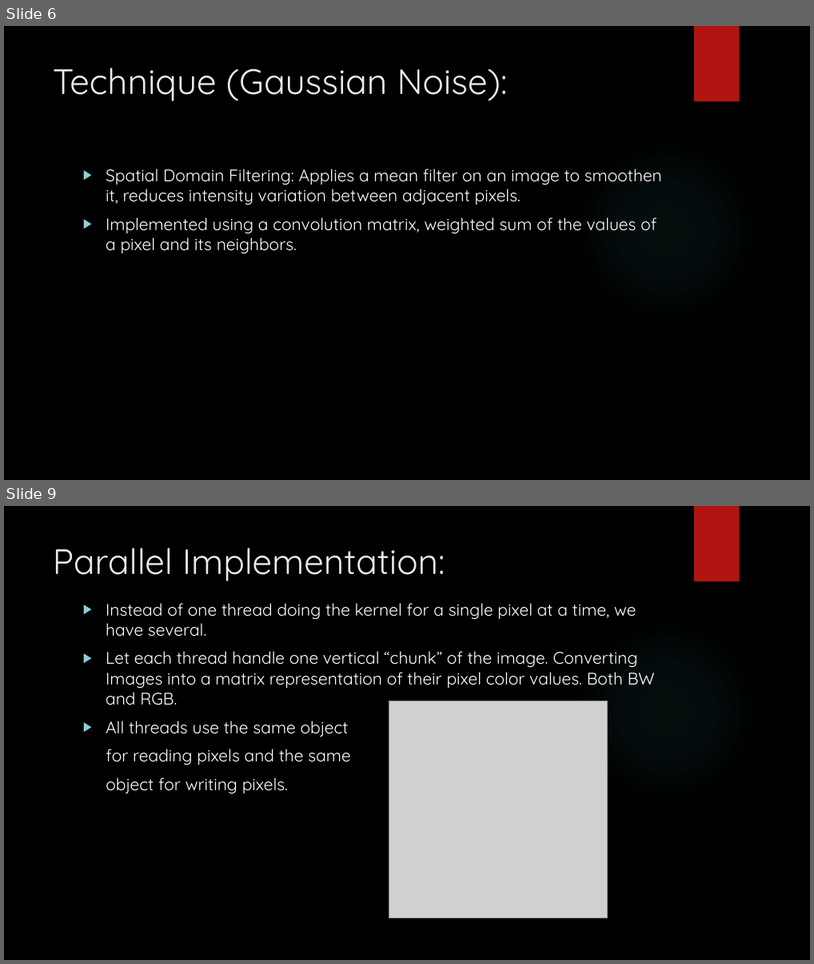
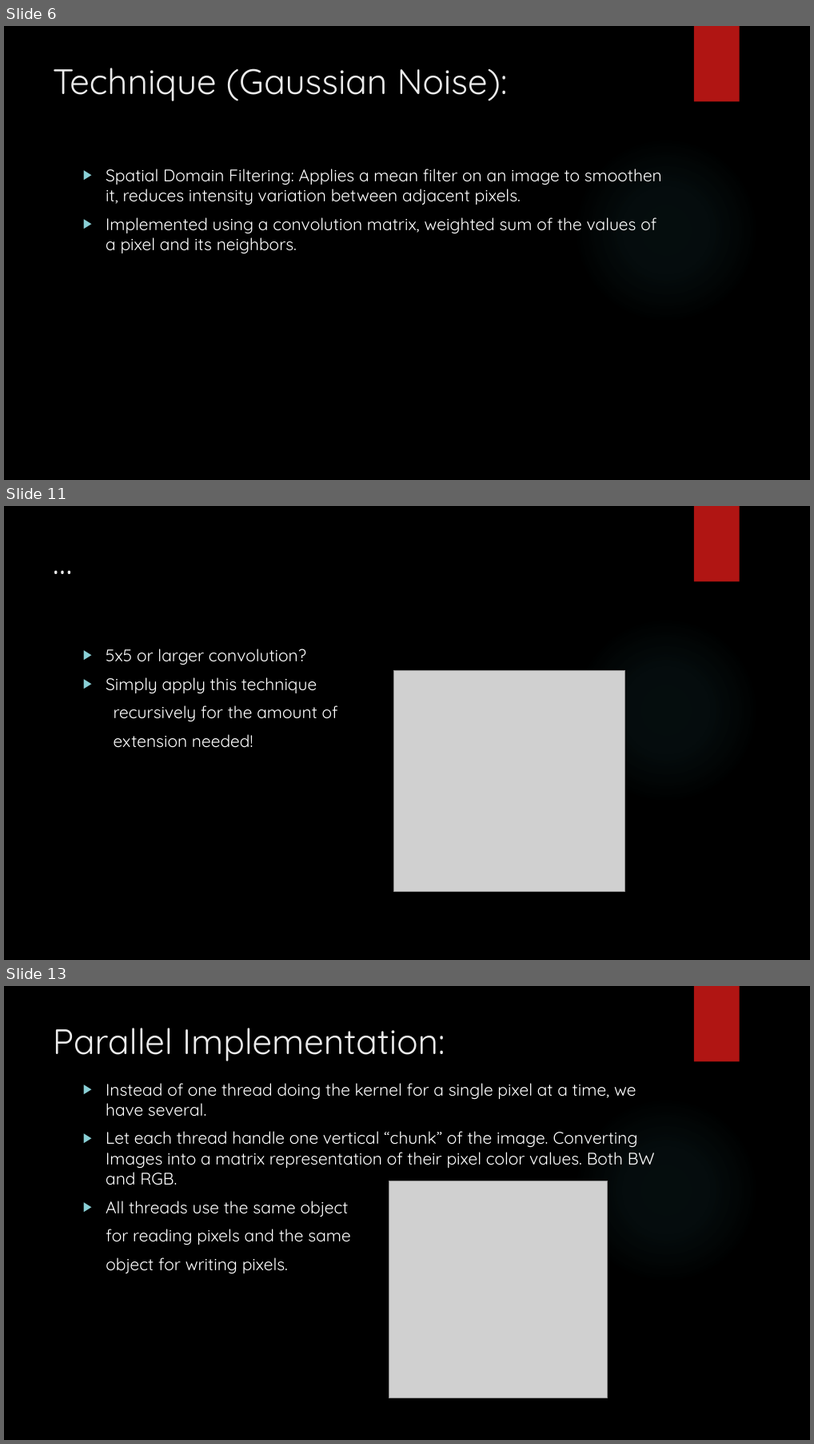
Before and after one commit to nivekranjith/Clarity, a slide deck: Report Presentation/Report Presentation (original format).pptx. Shown one above the other, each under a label of ours: slides 6 and 9 before the commit, slides 6, 11 and 13 after it; the slides between them are not shown. The pictures are 814x964 and 814x1444 pixels, drawn with LibreOffice and Linux fonts; fonts in the diff are those of the drawing; grey boxes stand for pictures; background and template pictures are left out. Boxes give left, top, right and bottom in pixels: in the first picture for what was removed or moved away, otherwise in the second. Text is boxed around its words. In the diff, an @@ line names an element or a change of style, - is before the commit and + after.

```diff
--- a/Report Presentation/Report Presentation (original format).pptx
+++ b/Report Presentation/Report Presentation (original format).pptx
@@ slide 11 added at (x1=4, y1=506, x2=810, y2=960), background picture (left out); not listed: 2 template elements that a slide beside it also shows @@
@@ title added at (x1=47, y1=536, x2=669, y2=628), 42 pt, text #EBEBEB @@
+…
@@ text added at (x1=106, y1=648, x2=338, y2=748), 20 pt, text #FFFFFF @@
+▶ 5x5 or larger convolution?
+▶ Simply apply this technique
+recursively for the amount of
+extension needed!
@@ picture added at (x1=394, y1=671, x2=626, y2=892) @@
@@ what was slide 9 is now slide 13 @@
```
Also in this commit, not shown: 1 slide changed, 4 other slides added, 1 slide removed.
